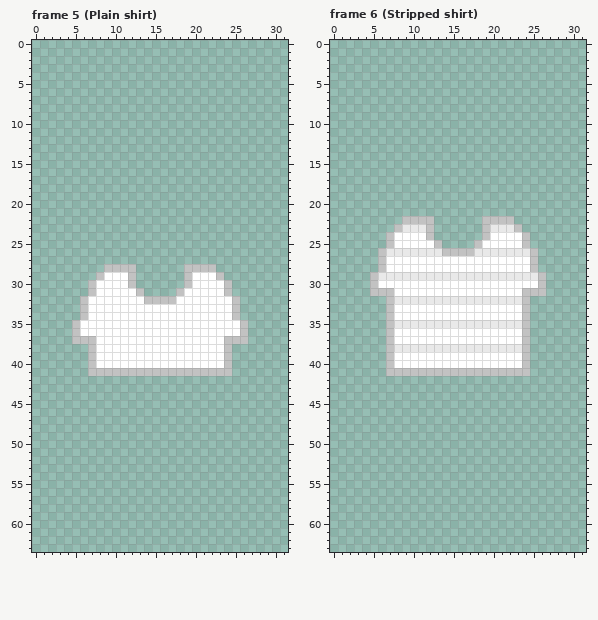
One commit to this pixel-art file: Assets/Resources/Clothes/Torso Back.aseprite. Above, as it was before the edit.
32x64 pixels, 10 frames. Shown: frame 5 (Plain shirt), frame 6 (Stripped shirt). The commit also changed other frames, which this record leaves out.
Now the later version:
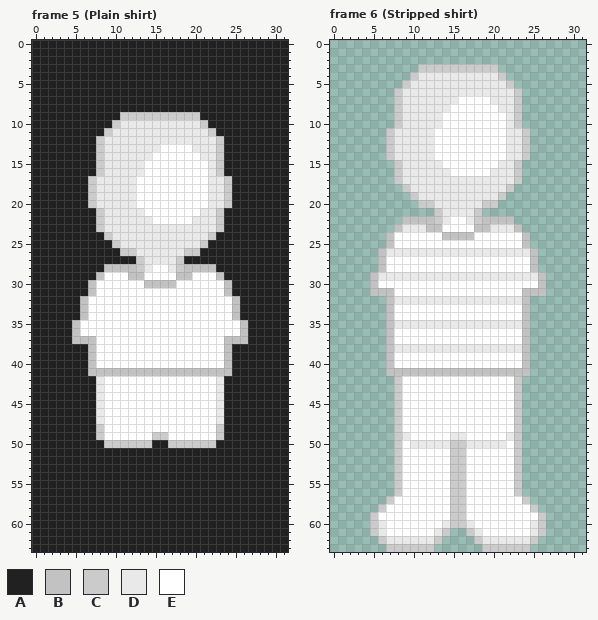
Palette (. is transparent): A #212121  B #c2c2c2  C #cbcbcb  D #e9e9e9  E #ffffff
The exact change:
layer "Layer 1" now shown
Changed rows in their new state; - is an unchanged pixel.
Frame 5 (Plain shirt), layers "Layer 2", "Layer 1":
first column x 0:
 0 AAAAAAAAAAAAAAAAAAAAAAAAAAAAAAAA
 1 AAAAAAAAAAAAAAAAAAAAAAAAAAAAAAAA
 2 AAAAAAAAAAAAAAAAAAAAAAAAAAAAAAAA
 3 AAAAAAAAAAAAAAAAAAAAAAAAAAAAAAAA
 4 AAAAAAAAAAAAAAAAAAAAAAAAAAAAAAAA
 5 AAAAAAAAAAAAAAAAAAAAAAAAAAAAAAAA
 6 AAAAAAAAAAAAAAAAAAAAAAAAAAAAAAAA
 7 AAAAAAAAAAAAAAAAAAAAAAAAAAAAAAAA
 8 AAAAAAAAAAAAAAAAAAAAAAAAAAAAAAAA
 9 AAAAAAAAAAACCCCCCCCCCAAAAAAAAAAA
10 AAAAAAAAAACDDDDDDDDDDCAAAAAAAAAA
11 AAAAAAAAACDDDDDDDDDDDDCAAAAAAAAA
12 AAAAAAAACDDDDDDDDDDDDDDCAAAAAAAA
13 AAAAAAAACDDDDDDDEEEEDDDCAAAAAAAA
14 AAAAAAAACDDDDDDEEEEEEDDCAAAAAAAA
15 AAAAAAAACDDDDDEEEEEEEEDCAAAAAAAA
16 AAAAAAAACDDDDDEEEEEEEEDCAAAAAAAA
17 AAAAAAACDDDDDEEEEEEEEEDDCAAAAAAA
18 AAAAAAACDDDDDEEEEEEEEEDDCAAAAAAA
19 AAAAAAACDDDDDEEEEEEEEEDDCAAAAAAA
20 AAAAAAACDDDDDEEEEEEEEEDDCAAAAAAA
21 AAAAAAAACDDDDDEEEEEEEDDCAAAAAAAA
22 AAAAAAAACDDDDDDEEEEEDDDCAAAAAAAA
23 AAAAAAAACDDDDDDDDDDDDDDCAAAAAAAA
24 AAAAAAAAACDDDDDDDDDDDDCAAAAAAAAA
25 AAAAAAAAAACDDDDDDDDDDCAAAAAAAAAA
26 AAAAAAAAAAACCDDDDDDCCAAAAAAAAAAA
27 AAAAAAAAAAAAACDDDDCAAAAAAAAAAAAA
28 AAAAAAAAA----CDEEDC----AAAAAAAAA
29 AAAAAAAA-----BEEEEB-----AAAAAAAA
30 AAAAAAA-----EEBBBBEE-----AAAAAAA
31 AAAAAAA------EEEEEE------AAAAAAA
32 AAAAAA--------EEEE--------AAAAAA
33 AAAAAA--------------------AAAAAA
34 AAAAAA--------------------AAAAAA
35 AAAAA----------------------AAAAA
36 AAAAA----------------------AAAAA
37 AAAAA----------------------AAAAA
38 AAAAAAA------------------AAAAAAA
39 AAAAAAA------------------AAAAAAA
40 AAAAAAA------------------AAAAAAA
41 AAAAAAA------------------AAAAAAA
42 AAAAAAAADEEEEEEEEEEEEEEDAAAAAAAA
43 AAAAAAAADEEEEEEEEEEEEEEDAAAAAAAA
44 AAAAAAAADEEEEEEEEEEEEEEDAAAAAAAA
45 AAAAAAAADEEEEEEEEEEEEEEDAAAAAAAA
46 AAAAAAAADEEEEEEEEEEEEEEDAAAAAAAA
47 AAAAAAAADEEEEEEEEEEEEEEDAAAAAAAA
48 AAAAAAAACEEEEEEEEEEEEEECAAAAAAAA
49 AAAAAAAACEEEEEECCEEEEEECAAAAAAAA
50 AAAAAAAAACCCCCCAACCCCCCAAAAAAAAA
51 AAAAAAAAAAAAAAAAAAAAAAAAAAAAAAAA
52 AAAAAAAAAAAAAAAAAAAAAAAAAAAAAAAA
53 AAAAAAAAAAAAAAAAAAAAAAAAAAAAAAAA
54 AAAAAAAAAAAAAAAAAAAAAAAAAAAAAAAA
55 AAAAAAAAAAAAAAAAAAAAAAAAAAAAAAAA
56 AAAAAAAAAAAAAAAAAAAAAAAAAAAAAAAA
57 AAAAAAAAAAAAAAAAAAAAAAAAAAAAAAAA
58 AAAAAAAAAAAAAAAAAAAAAAAAAAAAAAAA
59 AAAAAAAAAAAAAAAAAAAAAAAAAAAAAAAA
60 AAAAAAAAAAAAAAAAAAAAAAAAAAAAAAAA
61 AAAAAAAAAAAAAAAAAAAAAAAAAAAAAAAA
62 AAAAAAAAAAAAAAAAAAAAAAAAAAAAAAAA
63 AAAAAAAAAAAAAAAAAAAAAAAAAAAAAAAA
Frame 6 (Stripped shirt), layers "Layer 2", "Layer 1":
first column x 7:
 3 ----CCCCCCCCCC----
 4 ---CDDDDDDDDDDC---
 5 --CDDDDDDDDDDDDC--
 6 -CDDDDDDDDDDDDDDC-
 7 -CDDDDDDDEEEEDDDC-
 8 -CDDDDDDEEEEEEDDC-
 9 -CDDDDDEEEEEEEEDC-
10 -CDDDDDEEEEEEEEDC-
11 CDDDDDEEEEEEEEEDDC
12 CDDDDDEEEEEEEEEDDC
13 CDDDDDEEEEEEEEEDDC
14 CDDDDDEEEEEEEEEDDC
15 -CDDDDDEEEEEEEDDC-
16 -CDDDDDDEEEEEDDDC-
17 -CDDDDDDDDDDDDDDC-
18 --CDDDDDDDDDDDDC--
19 ---CDDDDDDDDDDC---
20 ----CCDDDDDDCC----
21 ------CDDDDC------
22 ------CDEEDC------
23 ------BEEEEB------
24 -----EEBBBBEE-----
25 ------EEEEEE------
26 -------DDDD-------
first column x 5:
42 ---CEEEEEEEEEEEEEEC---
43 ---CEEEEEEEEEEEEEEC---
44 ---CEEEEEEEEEEEEEEC---
45 ---CEEEEEEEEEEEEEEC---
46 ---CEEEEEEEEEEEEEEC---
47 ---CEEEEEEEEEEEEEEC---
48 ---CEEEEEEEEEEEEEEC---
49 ---CDEEEEEDDEEEEEDC---
50 ---CEDDDDDCCDDDDDEC---
51 ---CEEEEEECCEEEEEEC---
52 ---CEEEEEECCEEEEEEC---
53 ---CEEEEEECCEEEEEEC---
54 ---CEEEEEECCEEEEEEC---
55 ---CEEEEEECCEEEEEEC---
56 ---CEEEEEECCEEEEEEC---
57 --CEEEEEEECCEEEEEEEC--
58 -CEEEEEEEECCEEEEEEEEC-
59 CEEEEEEEEECCEEEEEEEEEC
60 CDEEEEEEEDCCDEEEEEEEDC
61 CDEEEEEEDC--CDEEEEEEDC
62 -CDDDDDDC----CDDDDDDC-
63 --CCCCCC------CCCCCC--
